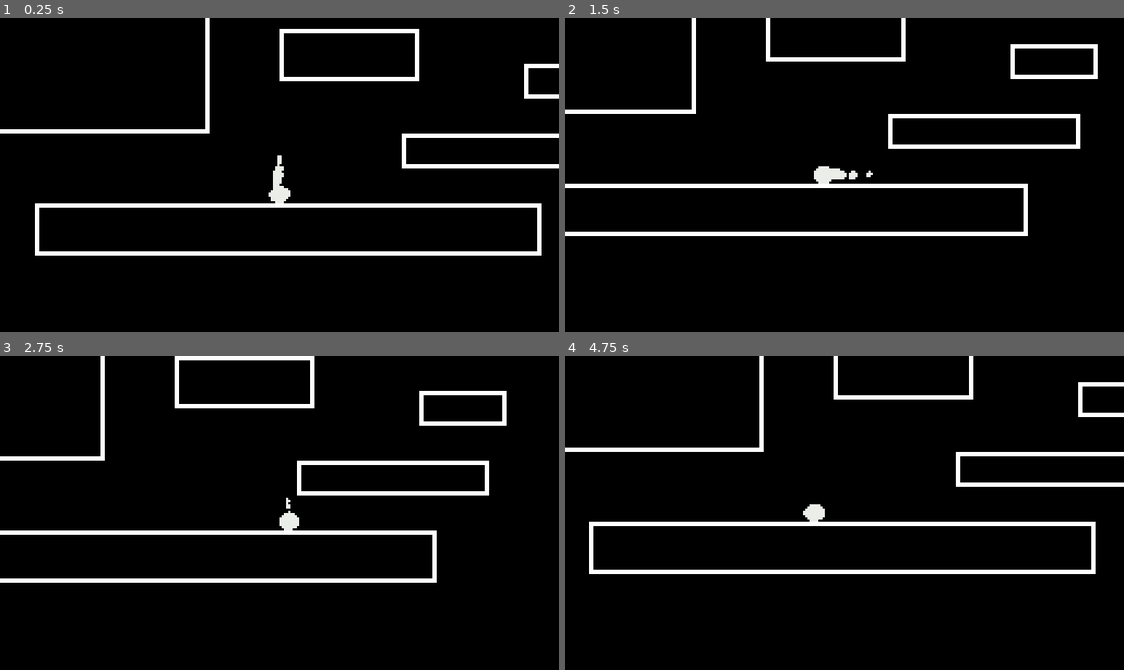
Above: before the commit, frames 1-4 (two rows, left to right).
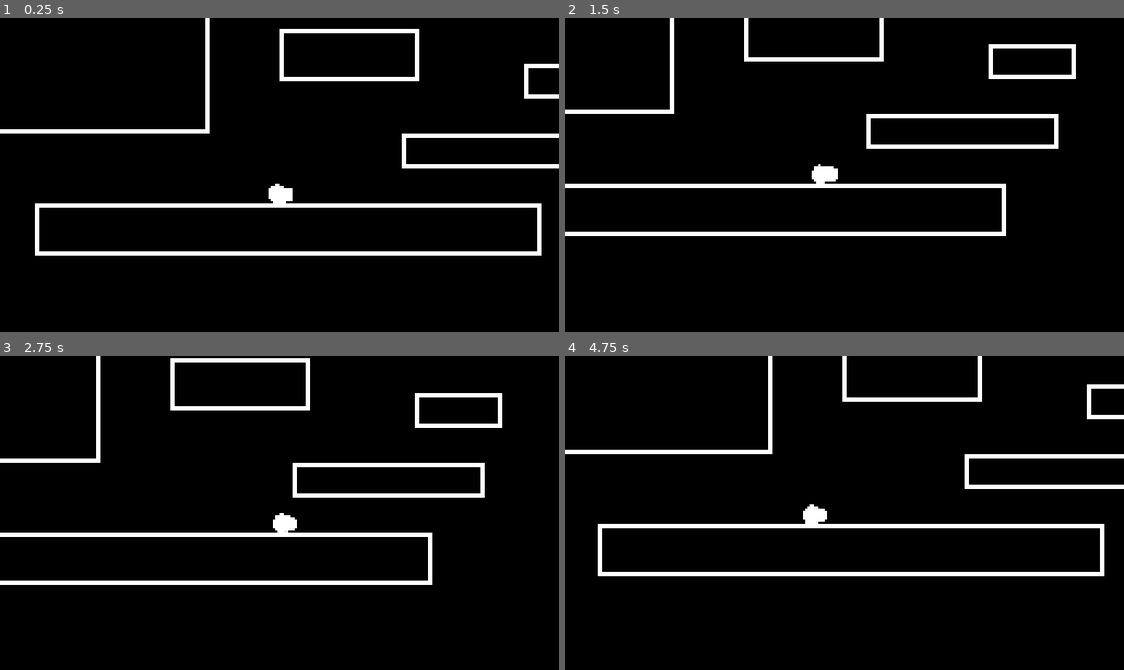
Above: after the commit, the same moments.

Repository: AWildman128/gameoff
Game: Godot game, scene res://Worlds/test_world.tscn
The game is run twice, just before and just after one commit, with the same random seed, the same clock (stepped at 60 frames per second) and the same inputs.
Inputs (mouse positions are in pixels of both pictures, inside the frame that each line leads up to):
- Up to frame 1 (0.25 s): no input
- Up to frame 2 (1.5 s): tap Enter (ui_accept) at 0.5, 0.77 s; move the mouse to (967, 159) at 0.52 s; hold Right (ui_right) 0.53-1.25 s; click (967, 159) at 0.6 s; drag from (732, 190) to (816, 237) at 1.27 s
- Up to frame 3 (2.75 s): move the mouse to (335, 443) at 2.02 s; hold Right (ui_right) from 2.03 s (still down); tap O at 2.1 s; click (335, 443) at 2.3 s
- Up to frame 4 (4.75 s): release Right (ui_right) at 2.75 s; drag from (816, 575) to (676, 465) at 2.77 s; move the mouse to (1012, 560) at 3.52 s; hold Left (ui_left) 3.53-4.25 s; click (1012, 560) at 3.6 s; tap Enter (ui_accept) at 3.77 s; drag from (676, 465) to (760, 434) at 4.27 s

The runs differ from the first frame. In frame 1, 0.2% of the frame differs, in the area x 48-53%, y 43-60%; in frame 2, 2.4%; in frame 3, 6.3%, in the area x 0-91%, y 0-73%; in frame 4, 6.0%.

Commit message:
idk what is different

Diff:
--- a/Components/SnakeComponent.gd
+++ b/Components/SnakeComponent.gd
@@ -11,21 +11,30 @@
 
 var bodies: Array[Sprite2D]
 var points: Array[Vector2]
+var line = Line2D.new()
 
 
 # Called when the node enters the scene tree for the first time.
 func _ready():
+	line.width_curve = taper
+	line.joint_mode = Line2D.LINE_JOINT_ROUND
+	line.begin_cap_mode = Line2D.LINE_CAP_ROUND
+	line.end_cap_mode = Line2D.LINE_CAP_ROUND
+	self.add_child(line)
+
 	for i in range(segments):
 		var new_segment = Sprite2D.new()
-		new_segment.texture = texture
+		#new_segment.texture = texture
 		new_segment.top_level = true
 		new_segment.global_position = player.global_position
-		bodies.push_front(new_segment)
+		bodies.append(new_segment)
 		new_segment.scale *= taper.sample(float(i)/float(segments))
 		self.add_child(new_segment)
+		line.add_point(Vector2.ZERO)
 
 	for i in range(segments * spacing):
 		points.push_front(player.global_position)
+
 
 # Called every frame. 'delta' is the elapsed time since the previous frame.
 func _physics_process(delta):
@@ -37,6 +46,7 @@
 		points.remove_at(points.size()-1)
 
 	for i in range(segments):
-		bodies[i].global_position = points[i * spacing]
+		bodies[i].global_position = points[i * (spacing*bodies[i].scale.x)]
 		bodies[i].position.x += curve.sample_baked(float(i)/float(segments)) * magnitude
+		line.set_point_position(i,bodies[i].global_position)
 		#bodies[i].position.y += curve.sample_baked(float(i)/float(segments)) * magnitude
--- a/Components/SnakeJump.gd
+++ b/Components/SnakeJump.gd
@@ -18,6 +18,7 @@
 
 		player.velocity = direction * strength * 60
 	elif Input.is_action_just_released("l_click") and not player.is_on_floor() and player.velocity.y < 0:
-		player.velocity = lerp(player.velocity, Vector2.ZERO, 0.5)
+		player.velocity.y = lerp(player.velocity.y, 0.0, 0.5)
+		#player.velocity.x = lerp(player.velocity.y, 0.0, 0.5)
 
 	player.move_and_slide()
--- a/Player/Player.tscn
+++ b/Player/Player.tscn
@@ -5,13 +5,12 @@
 [ext_resource type="Script" path="res://Components/SnakeJump.gd" id="3_dylfg"]
 
 [sub_resource type="Curve" id="Curve_bxp8h"]
-_data = [Vector2(0, 0.273684), 0.0, 0.0, 0, 0, Vector2(0.485437, 0.589474), 0.0, 0.0, 0, 0, Vector2(0.834951, 0.747368), 0.0, 0.0, 0, 0, Vector2(0.990291, 1), 0.0, 0.0, 0, 0]
+_data = [Vector2(0, 0.968421), 0.0, 0.0, 0, 0, Vector2(0.180412, 0.68421), 0.0, 0.0, 0, 0, Vector2(0.463917, 0.621053), 0.0, 0.0, 0, 0, Vector2(1, 0.273684), 0.0, 0.0, 0, 0]
 point_count = 4
 
 [sub_resource type="Curve" id="Curve_l460v"]
 min_value = -1.0
-bake_resolution = 10
-_data = [Vector2(0, 0.0105263), 0.0, 0.0, 0, 0, Vector2(0.208738, 0.221053), 0.0, 0.0, 0, 0, Vector2(0.34466, -0.178947), 0.0, 0.0, 0, 0, Vector2(1, 0.0315789), 0.0, 0.0, 0, 0]
+_data = [Vector2(0, 0.0105263), 0.0, 0.0, 0, 0, Vector2(0.262887, 0.326316), 0.0, 0.0, 0, 0, Vector2(0.510309, -0.284211), 0.0, 0.0, 0, 0, Vector2(1, 0.0315789), 0.0, 0.0, 0, 0]
 point_count = 4
 
 [sub_resource type="CircleShape2D" id="CircleShape2D_cp7ph"]
@@ -27,7 +26,7 @@
 player = NodePath("..")
 texture = ExtResource("1_vu111")
 segments = 30
-spacing = 0.4
+spacing = 0.6
 taper = SubResource("Curve_bxp8h")
 curve = SubResource("Curve_l460v")
 magnitude = 10.0
@@ -35,7 +34,7 @@
 [node name="SnakeJumpComponent" type="Node" parent="." node_paths=PackedStringArray("player")]
 script = ExtResource("3_dylfg")
 player = NodePath("..")
-strength = 6.5
+strength = 7.0
 
 [node name="CollisionShape2D" type="CollisionShape2D" parent="."]
 shape = SubResource("CircleShape2D_cp7ph")
--- a/Worlds/test_world.tscn
+++ b/Worlds/test_world.tscn
@@ -243,3 +243,9 @@
 layer_0/tile_data = PackedInt32Array(327694, 196608, 3, 262158, 196608, 2, 196622, 196608, 1, 327693, 131072, 3, 262157 …(4670 unchanged characters)…
 
 [node name="Snake" parent="." instance=ExtResource("1_yq1qk")]
+
+[node name="Line2D" type="Line2D" parent="."]
+points = PackedVector2Array(617, -115, 676, -112, 738, -80, 799, -90)
+joint_mode = 2
+begin_cap_mode = 2
+end_cap_mode = 2
--- a/project.godot
+++ b/project.godot
@@ -24,6 +24,10 @@
 window/stretch/mode="viewport"
 window/stretch/aspect="expand"
 
+[editor_plugins]
+
+enabled=PackedStringArray("res://addons/script-ide/plugin.cfg")
+
 [input]
 
 l_click={
